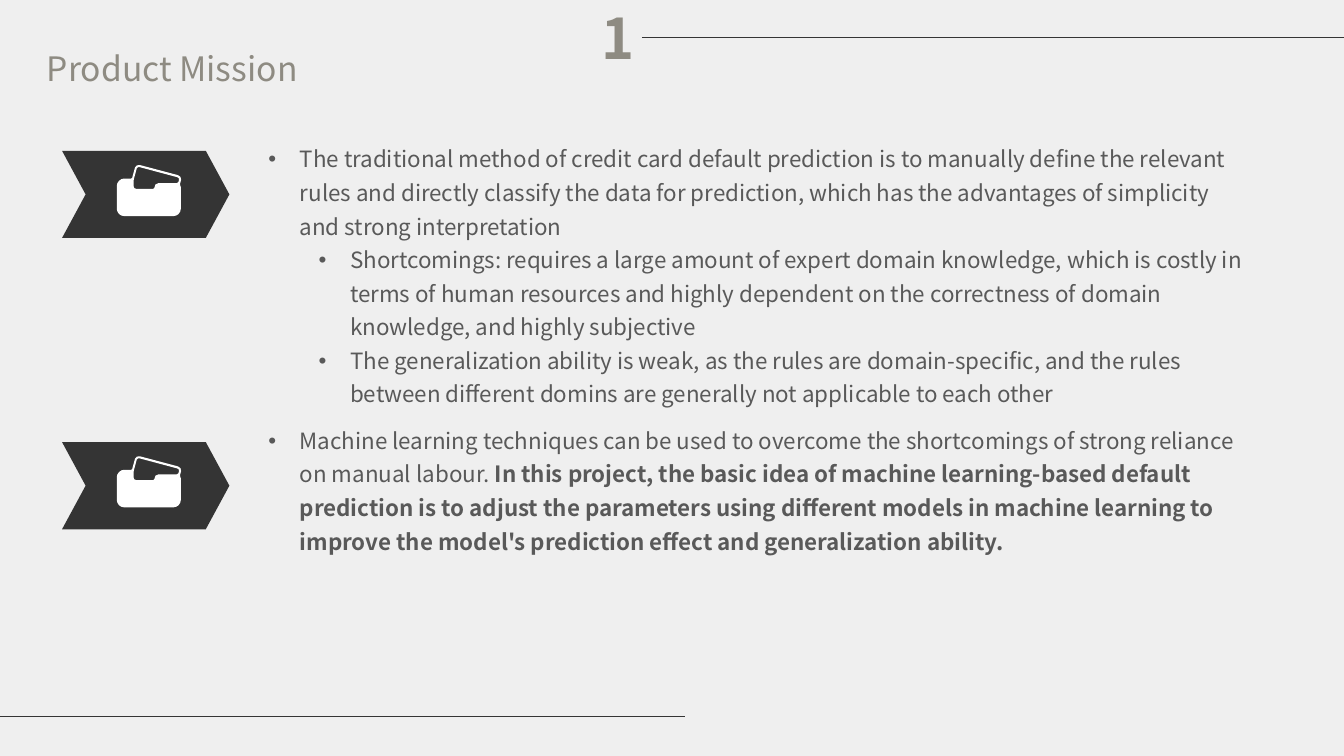
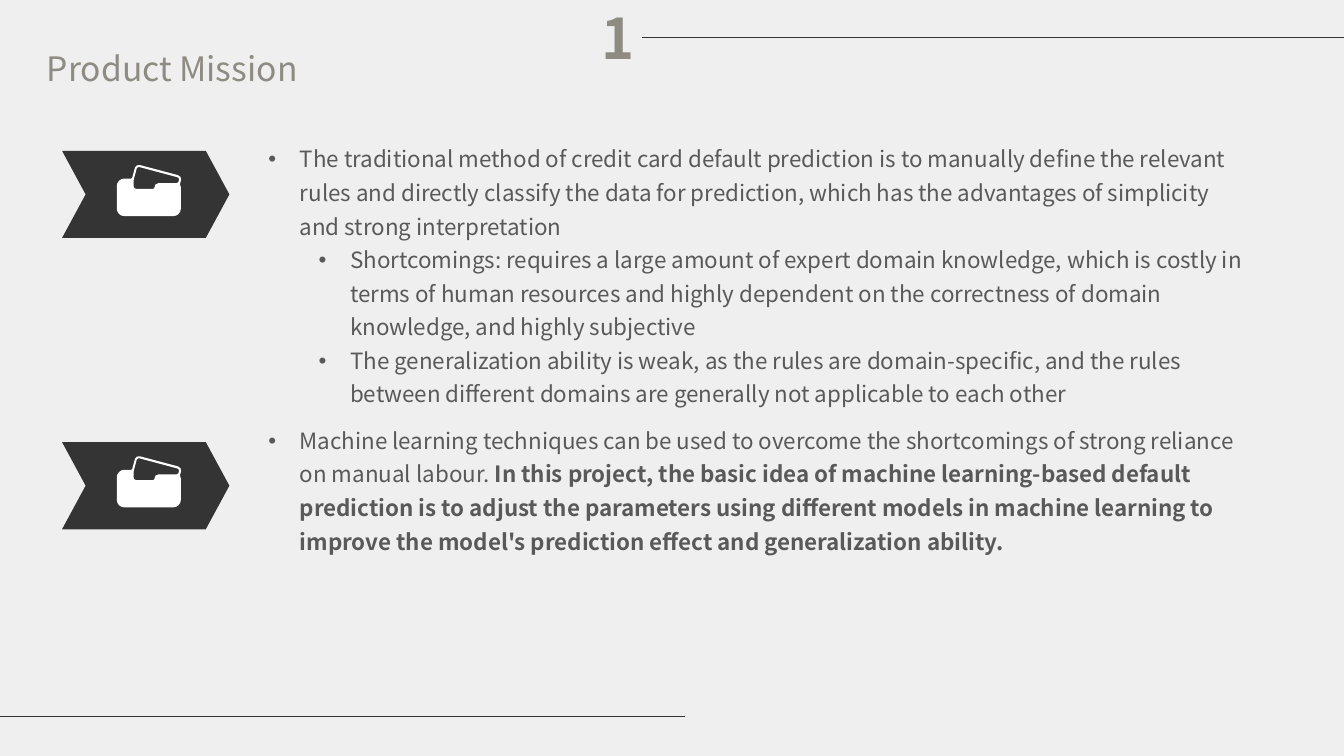
Before and after one commit to licao2998/EC601-A1-04, a slide deck: slide 4 of presentation.pptx. Drawn at 1344x756 pixels with LibreOffice and Linux fonts; fonts in the diff are those of the drawing. Boxes give left, top, right and bottom in pixels: in the first picture for what was removed or moved away, otherwise in the second. Text is boxed around its words. In the diff, an @@ line names an element or a change of style, - is before the commit and + after.

```diff
--- a/presentation.pptx
+++ b/presentation.pptx
@@ text at (350, 351, 1181, 408): text changed @@
-  • The generalization ability is weak, as the rules are domain-specific, and the rules between different domins are generally not applicable to each other
+  • The generalization ability is weak, as the rules are domain-specific, and the rules between different domains are generally not applicable to each other
```
